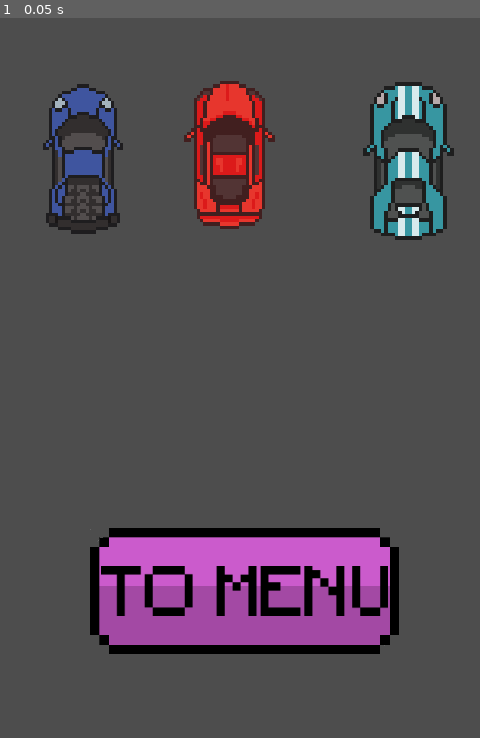
Above: before the commit, frame 1.
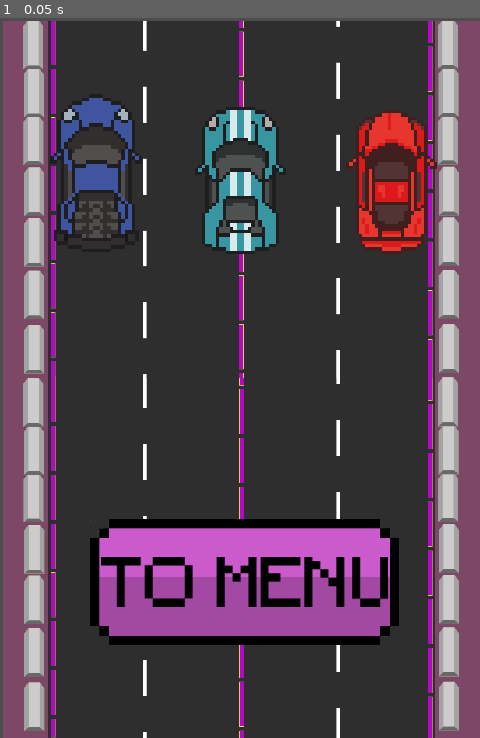
Above: after the commit, the same moment.

Repository: Maxsonin/Race-Game-for-Hackathon
Game: Godot game, scene res://scene/garage/garage.tscn
The game is run twice, just before and just after one commit, with the same random seed, the same clock (stepped at 60 frames per second) and the same inputs. This scene is started directly instead of the project's main scene.
Inputs:
- Up to frame 1 (0.05 s): no input

The runs differ from the first frame. In frame 1, 91% of the frame differs, in the area x 0-100%, y 0-100%.

Commit message:
garage animation

Diff:
--- a/scene/garage/garage.tscn
+++ b/scene/garage/garage.tscn
@@ -1,5 +1,6 @@
-[gd_scene load_steps=6 format=3 uid="uid://bh00gsb3co1ch"]
+[gd_scene load_steps=12 format=3 uid="uid://bh00gsb3co1ch"]
 
+[ext_resource type="Texture2D" uid="uid://da6ocqoc88mad" path="res://imgs/background/parking/parking.png" id="1_juvo4"]
 [ext_resource type="Texture2D" uid="uid://bkmsuqo42d6kr" path="res://imgs/cars/car_car.png" id="2_n6kes"]
 [ext_resource type="Texture2D" uid="uid://4lpbyw3pl18q" path="res://imgs/buttons/toMenuButtons/toMenuButton.png" id="3_fmcx6"]
 [ext_resource type="Texture2D" uid="uid://c8al5jq4gdxxh" path="res://imgs/cars/car3.png" id="3_pfbtp"]
@@ -7,6 +8,48 @@
 
 [sub_resource type="GDScript" id="GDScript_cy1gq"]
 script/source = "extends Control
+@onready var animation_player = %AnimationPlayer
+
+# Called when the node enters the scene tree for the first time.
+func _ready():
+	pass # Replace with function body.
+
+# Called every frame. 'delta' is the elapsed time since the previous frame.
+func _process(delta):
+	pass
+
+
+func _on_touch_screen_button_pressed():
+	Global.car_img=load(\"res://imgs/cars/car3.png\")
+	animation_player.play(\"red\")
+	await get_tree().create_timer(1.0).timeout
+	get_tree().change_scene_to_file(\"res://scene/main/main.tscn\")
+	pass # Replace with function body.
+
+
+func _on_touch_screen_button_2_pressed():
+	Global.car_img=load(\"res://imgs/cars/car_car.png\")
+	animation_player.play(\"blue\")
+	await get_tree().create_timer(1.0).timeout
+	get_tree().change_scene_to_file(\"res://scene/main/main.tscn\")
+	pass # Replace with function body.
+
+
+func _on_touch_screen_button_3_pressed():
+	get_tree().change_scene_to_file(\"res://scene/mainMenu/mainMenu.tscn\")
+	pass # Replace with function body.
+
+
+func _on_touch_screen_button_4_pressed():
+	Global.car_img=load(\"res://imgs/cars/car4.png\")
+	animation_player.play(\"green\")
+	await get_tree().create_timer(1.0).timeout
+	get_tree().change_scene_to_file(\"res://scene/main/main.tscn\")
+	pass # Replace with function body.
+"
+
+[sub_resource type="GDScript" id="GDScript_miprn"]
+script/source = "extends Sprite2D
 
 
 # Called when the node enters the scene tree for the first time.
@@ -17,61 +60,124 @@
 # Called every frame. 'delta' is the elapsed time since the previous frame.
 func _process(delta):
 	pass
-
-
-func _on_touch_screen_button_pressed():
-	Global.car_img=load(\"res://imgs/cars/car3.png\")
-	get_tree().change_scene_to_file(\"res://scene/mainMenu/mainMenu.tscn\")
-	pass # Replace with function body.
-
-
-func _on_touch_screen_button_2_pressed():
-	Global.car_img=load(\"res://imgs/cars/car_car.png\")
-	get_tree().change_scene_to_file(\"res://scene/mainMenu/mainMenu.tscn\")
-	pass # Replace with function body.
-
-
-func _on_touch_screen_button_3_pressed():
-	get_tree().change_scene_to_file(\"res://scene/mainMenu/mainMenu.tscn\")
-	pass # Replace with function body.
-
-
-func _on_touch_screen_button_4_pressed():
-	Global.car_img=load(\"res://imgs/cars/car4.png\")
-	get_tree().change_scene_to_file(\"res://scene/mainMenu/mainMenu.tscn\")
-	pass # Replace with function body.
 "
 
+[sub_resource type="Animation" id="Animation_yp18o"]
+resource_name = "blue"
+tracks/0/type = "value"
+tracks/0/imported = false
+tracks/0/enabled = true
+tracks/0/path = NodePath("Control/Sprite2D:position")
+tracks/0/interp = 1
+tracks/0/loop_wrap = true
+tracks/0/keys = {
+"times": PackedFloat32Array(0, 1),
+"transitions": PackedFloat32Array(1, 1),
+"update": 0,
+"values": [Vector2(33, 47), Vector2(32, -29)]
+}
+
+[sub_resource type="Animation" id="Animation_panq3"]
+resource_name = "red"
+tracks/0/type = "value"
+tracks/0/imported = false
+tracks/0/enabled = true
+tracks/0/path = NodePath("Control/Sprite2D2:position")
+tracks/0/interp = 1
+tracks/0/loop_wrap = true
+tracks/0/keys = {
+"times": PackedFloat32Array(0, 1),
+"transitions": PackedFloat32Array(1, 1),
+"update": 0,
+"values": [Vector2(131, 52), Vector2(130, -26)]
+}
+
+[sub_resource type="Animation" id="Animation_bs5om"]
+resource_name = "green"
+tracks/0/type = "value"
+tracks/0/imported = false
+tracks/0/enabled = true
+tracks/0/path = NodePath("Control/Sprite2D3:position")
+tracks/0/interp = 1
+tracks/0/loop_wrap = true
+tracks/0/keys = {
+"times": PackedFloat32Array(0, 1),
+"transitions": PackedFloat32Array(1, 1),
+"update": 0,
+"values": [Vector2(79, 52), Vector2(81, -28)]
+}
+
+[sub_resource type="AnimationLibrary" id="AnimationLibrary_fdovi"]
+_data = {
+"blue": SubResource("Animation_yp18o"),
+"green": SubResource("Animation_bs5om"),
+"red": SubResource("Animation_panq3")
+}
+
 [node name="Garage" type="Node2D"]
+position = Vector2(0, 1)
+
+[node name="Parking" type="Sprite2D" parent="."]
+position = Vector2(80.5, 119.5)
+scale = Vector2(0.147222, 0.124935)
+texture = ExtResource("1_juvo4")
 
 [node name="Control" type="Control" parent="."]
 layout_mode = 3
 anchors_preset = 0
-offset_right = 40.0
-offset_bottom = 40.0
+offset_right = 154.0
+offset_bottom = 211.0
 script = SubResource("GDScript_cy1gq")
 
-[node name="TouchScreenButton2" type="TouchScreenButton" parent="Control"]
-position = Vector2(2, 4)
-scale = Vector2(0.514563, 0.580882)
-texture_normal = ExtResource("2_n6kes")
-
 [node name="TouchScreenButton3" type="TouchScreenButton" parent="Control"]
-position = Vector2(30, 170)
+position = Vector2(30, 166)
 scale = Vector2(0.0628048, 0.0654206)
 texture_normal = ExtResource("3_fmcx6")
 
-[node name="TouchScreenButton" type="TouchScreenButton" parent="Control"]
-position = Vector2(50, 16)
-scale = Vector2(0.54, 0.56)
+[node name="Sprite2D" type="Sprite2D" parent="Control"]
+position = Vector2(33, 47)
+scale = Vector2(0.589806, 0.613971)
+texture = ExtResource("2_n6kes")
+script = SubResource("GDScript_miprn")
+
+[node name="TouchScreenButton2" type="TouchScreenButton" parent="Control/Sprite2D"]
+light_mask = 0
+visibility_layer = 0
+position = Vector2(-25.4321, -34.2036)
+scale = Vector2(0.473283, 0.614989)
+texture_normal = ExtResource("2_n6kes")
+
+[node name="Sprite2D2" type="Sprite2D" parent="Control"]
+position = Vector2(131, 52)
+scale = Vector2(0.54, 0.545)
+texture = ExtResource("3_pfbtp")
+
+[node name="TouchScreenButton" type="TouchScreenButton" parent="Control/Sprite2D2"]
+light_mask = 0
+visibility_layer = 0
+position = Vector2(-20.3704, -42.2018)
+scale = Vector2(0.407407, 0.862386)
 texture_normal = ExtResource("3_pfbtp")
 
-[node name="TouchScreenButton4" type="TouchScreenButton" parent="Control"]
-position = Vector2(106, 16)
-scale = Vector2(0.58, 0.61)
+[node name="Sprite2D3" type="Sprite2D" parent="Control"]
+position = Vector2(79, 52)
+scale = Vector2(0.5875, 0.57)
+texture = ExtResource("4_jg2ry")
+
+[node name="TouchScreenButton4" type="TouchScreenButton" parent="Control/Sprite2D3"]
+light_mask = 0
+visibility_layer = 0
+position = Vector2(-20.4255, -40.3509)
+scale = Vector2(0.447761, 0.84375)
 texture_normal = ExtResource("4_jg2ry")
 
-[connection signal="pressed" from="Control/TouchScreenButton2" to="Control" method="_on_touch_screen_button_2_pressed"]
+[node name="AnimationPlayer" type="AnimationPlayer" parent="."]
+unique_name_in_owner = true
+libraries = {
+"": SubResource("AnimationLibrary_fdovi")
+}
+
 [connection signal="pressed" from="Control/TouchScreenButton3" to="Control" method="_on_touch_screen_button_3_pressed"]
-[connection signal="pressed" from="Control/TouchScreenButton" to="Control" method="_on_touch_screen_button_pressed"]
-[connection signal="pressed" from="Control/TouchScreenButton4" to="Control" method="_on_touch_screen_button_4_pressed"]
+[connection signal="pressed" from="Control/Sprite2D/TouchScreenButton2" to="Control" method="_on_touch_screen_button_2_pressed"]
+[connection signal="pressed" from="Control/Sprite2D2/TouchScreenButton" to="Control" method="_on_touch_screen_button_pressed"]
+[connection signal="pressed" from="Control/Sprite2D3/TouchScreenButton4" to="Control" method="_on_touch_screen_button_4_pressed"]
Binary file added: imgs/background/parking/parking.png
Not shown, added: imgs/background/parking/parking.png.import
